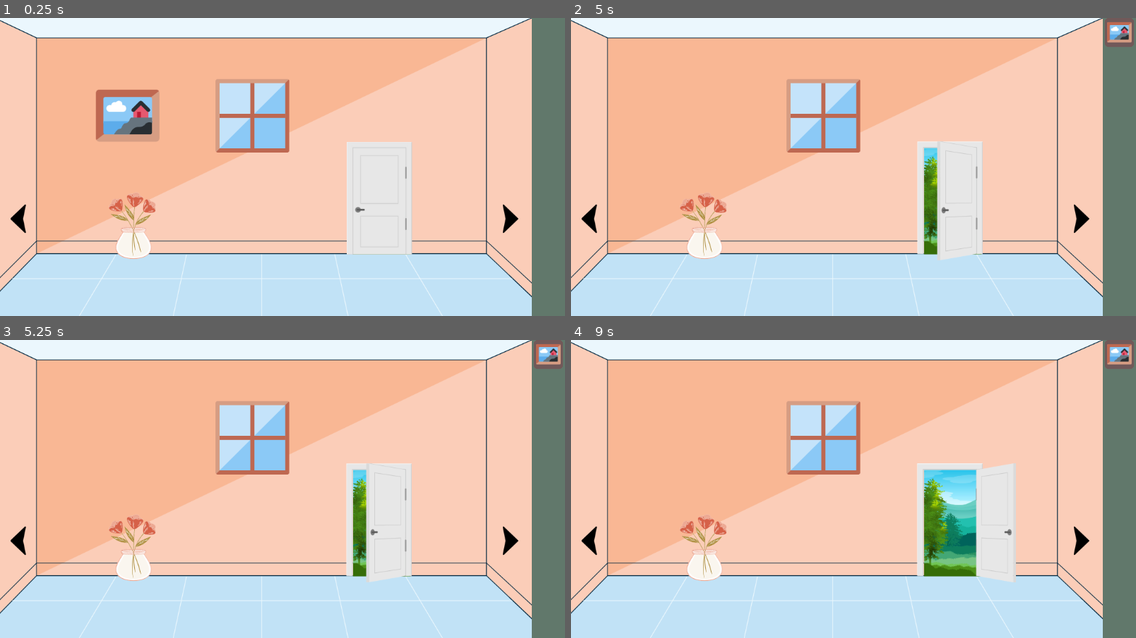
Above: before the commit, frames 1-4 (two rows, left to right).
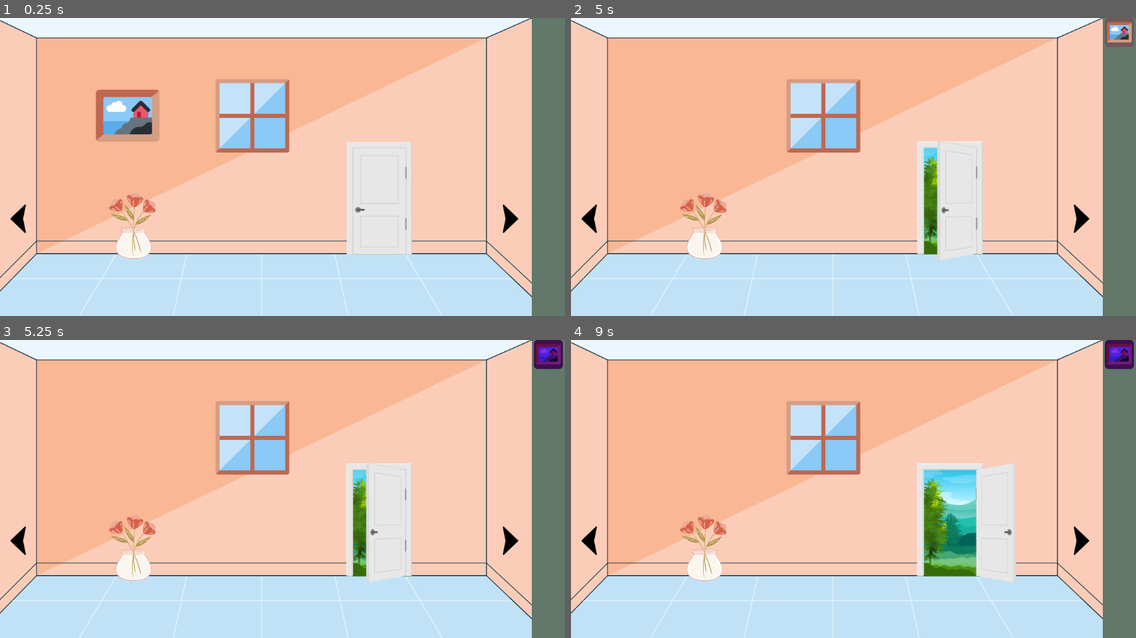
Above: after the commit, the same moments.

Repository: romanzes/godot-escape-room
Game: Godot game, scene res://Game.tscn
Same seed, same stepped clock (60 frames per second), same inputs: the game is played once before the commit and once after it.
Inputs (mouse positions are in pixels of both pictures, inside the frame that each line leads up to):
- Up to frame 1 (0.25 s): no input
- Up to frame 2 (5 s): tap Enter at 0.5, 2, 3.5 s; move the mouse to (949, 199) at 0.52 s; click (949, 199) at 0.67 s; tap Space at 1.25, 2.75, 4.25 s; move the mouse to (740, 181) at 1.27 s; click (740, 181) at 1.42 s; move the mouse to (910, 101) at 2.02 s; click (910, 101) at 2.17 s; move the mouse to (825, 226) at 2.77 s; click (825, 226) at 2.92 s; move the mouse to (1023, 211) at 3.52 s; click (1023, 211) at 3.67 s; move the mouse to (684, 122) at 4.27 s; click (684, 122) at 4.42 s
- Up to frame 3 (5.25 s): click (548, 354) at 5 s
- Up to frame 4 (9 s): click (1119, 354) at 5.75 s; click (1119, 354) at 6.5 s; move the mouse to (881, 489) at 7.27 s; click (881, 489) at 7.42 s; move the mouse to (768, 414) at 8.02 s; click (768, 414) at 8.17 s; move the mouse to (977, 474) at 8.77 s; click (977, 474) at 8.92 s

Frames 1-2 are identical in both runs. In frame 3, 0.5% of the frame differs, in the area x 94-100%, y 0-10%; in frame 4, 0.5%.

Commit message:
Inventory item selection

Diff:
--- /dev/null
+++ b/InventoryItem.gd
@@ -0,0 +1,12 @@
+extends Panel
+
+onready var inventory = get_node("/root/Node2D/Inventory/InventoryList")
+
+func _on_TextureButton_pressed():
+	inventory.updateSelection(name)
+
+func setSelected(selected: bool):
+	if (selected):
+		modulate = Color.blueviolet
+	else:
+		modulate = Color.white
--- a/InventoryItem.tscn
+++ b/InventoryItem.tscn
@@ -1,7 +1,8 @@
-[gd_scene load_steps=3 format=2]
+[gd_scene load_steps=4 format=2]
 
 [ext_resource path="res://InventoryItemBg.tres" type="StyleBox" id=1]
-[ext_resource path="res://images/picture_inventory.png" type="Texture" id=2]
+[ext_resource path="res://InventoryItem.gd" type="Script" id=2]
+[ext_resource path="res://images/picture_inventory.png" type="Texture" id=3]
 
 [node name="Panel" type="Panel"]
 margin_left = 8.0
@@ -12,6 +13,7 @@
 size_flags_horizontal = 4
 size_flags_vertical = 0
 custom_styles/panel = ExtResource( 1 )
+script = ExtResource( 2 )
 
 [node name="MarginContainer" type="MarginContainer" parent="."]
 anchor_left = 0.5
@@ -26,5 +28,7 @@
 [node name="TextureButton" type="TextureButton" parent="MarginContainer"]
 margin_right = 48.0
 margin_bottom = 48.0
-texture_normal = ExtResource( 2 )
+texture_normal = ExtResource( 3 )
 expand = true
+
+[connection signal="pressed" from="MarginContainer/TextureButton" to="." method="_on_TextureButton_pressed"]
--- a/InventoryList.gd
+++ b/InventoryList.gd
@@ -3,6 +3,8 @@
 onready var InventoryItem = preload('res://InventoryItem.tscn')
 
 onready var game = get_node("/root/Node2D/")
+
+var selectedItem: String = "Null"
 
 func addItem(name: String):
 	var path;
@@ -19,6 +21,19 @@
 		"Wrench":
 			path = "res://images/wrench_inventory.png"
 			game.wrenchPickedUp = true
-	var item = InventoryItem.instance();
+	var item = InventoryItem.instance()
+	item.name = name
 	item.get_node("MarginContainer/TextureButton").texture_normal = load(path)
 	add_child(item)
+
+func updateSelection(clickedItem: String):
+	for item in get_children():
+		if (item.name != clickedItem):
+			item.setSelected(false)
+		else:
+			if item.name == selectedItem:
+				item.setSelected(false)
+				selectedItem = "Null"
+			else:
+				item.setSelected(true)
+				selectedItem = item.name
